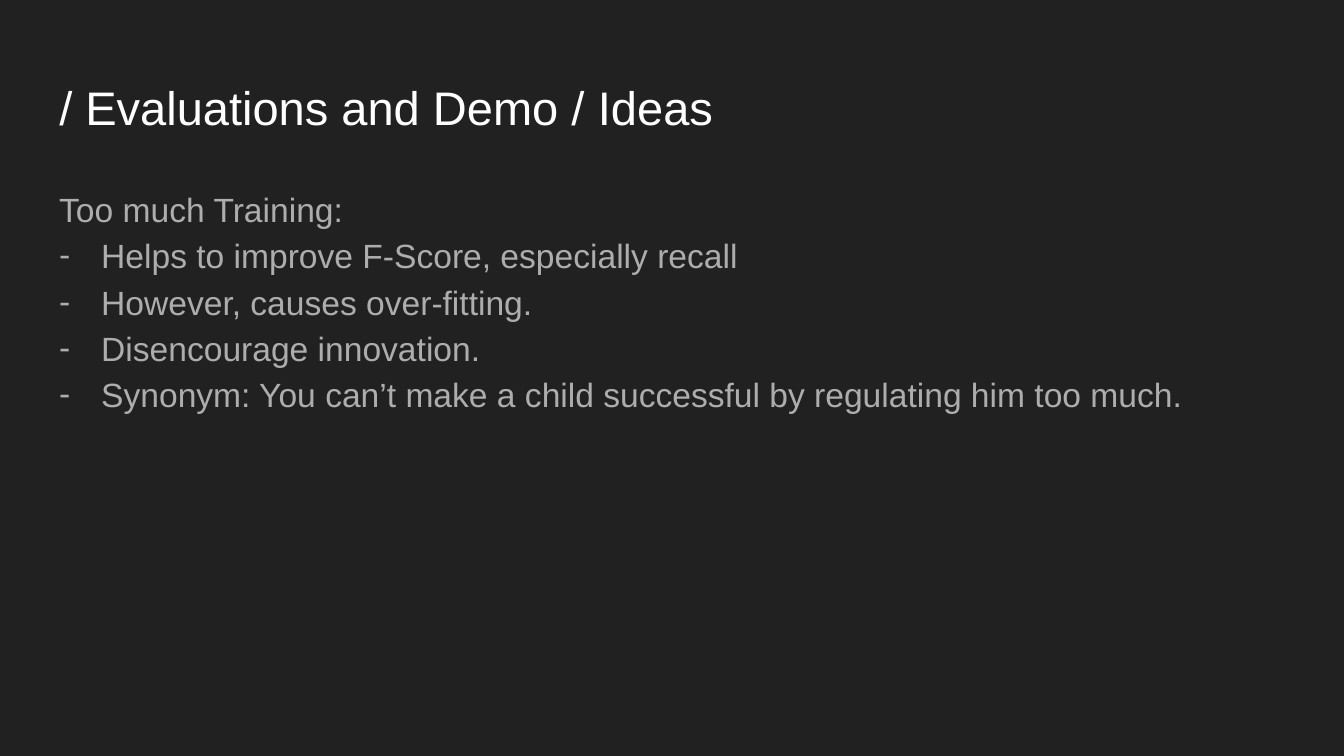
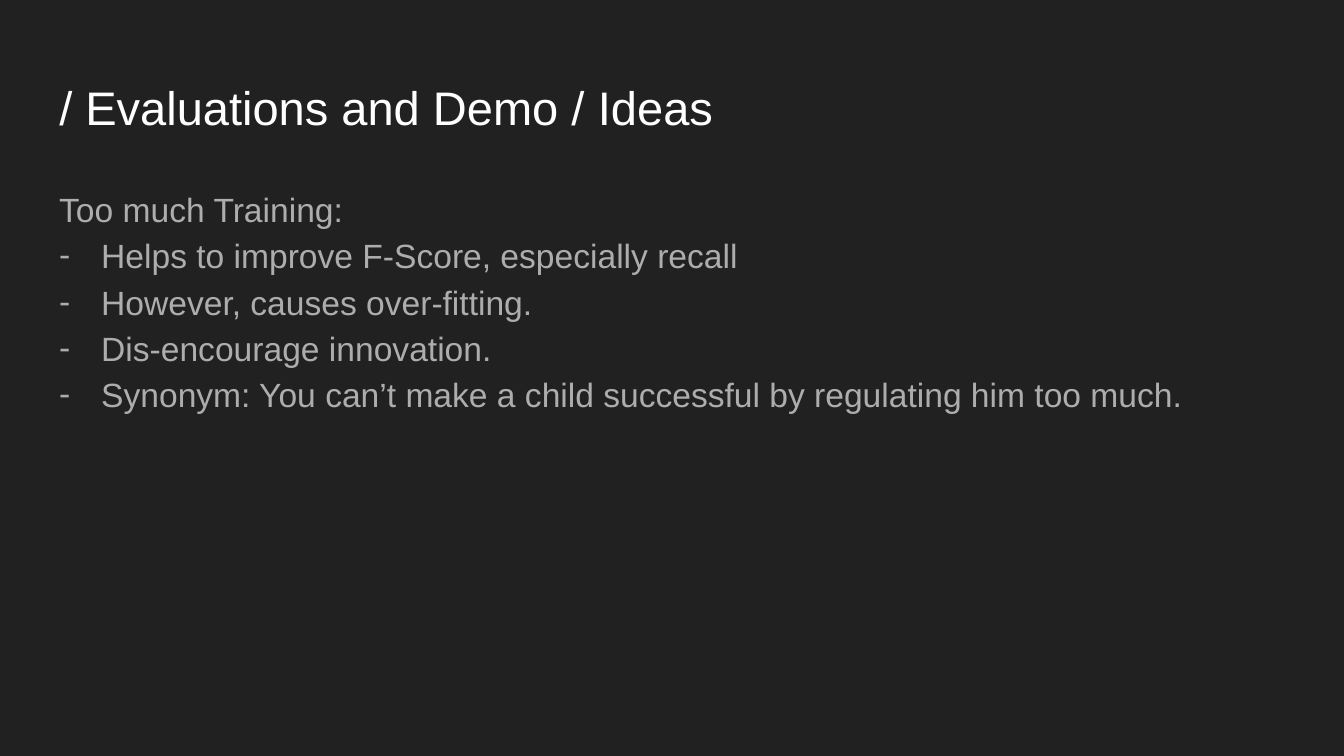
Before and after one commit to YanzhenHuang/CISC3025-Name-Entity, a slide deck: slide 21 of CISC3025-Project3-Presentation.pptx. Drawn at 1344x756 pixels with LibreOffice and Linux fonts; fonts in the diff are those of the drawing. Boxes give left, top, right and bottom in pixels: in the first picture for what was removed or moved away, otherwise in the second. Text is boxed around its words. In the diff, an @@ line names an element or a change of style, - is before the commit and + after.

```diff
--- a/CISC3025-Project3-Presentation.pptx
+++ b/CISC3025-Project3-Presentation.pptx
@@ text at [101, 336, 491, 367]: text changed @@
-– Disencourage innovation.
+– Dis-encourage innovation.
```
Also in this commit, not shown: 2 other slides changed, 2 other files.
